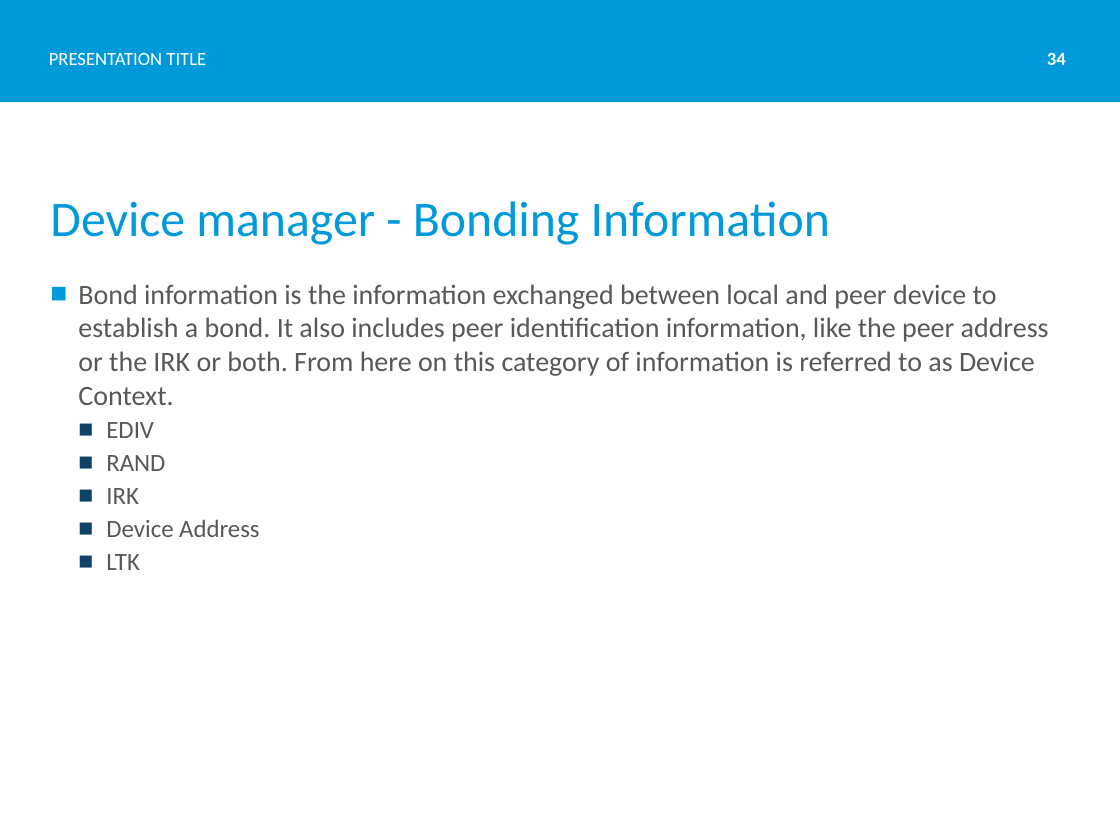
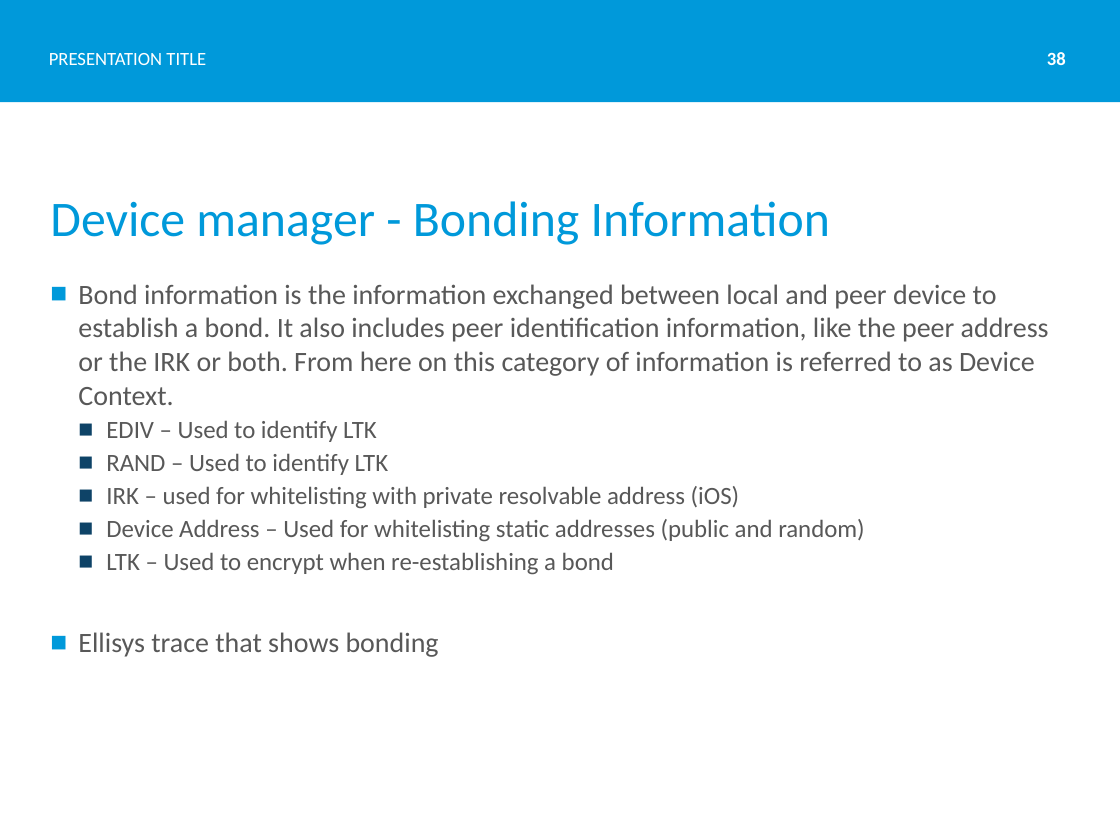
Before and after one commit to Skjerve/nRF51-S130-HK, a slide deck: slide 38 of S130 Introduction.pptx (slide 34 before the commit). Drawn at 1120x840 pixels with LibreOffice and Linux fonts; fonts in the diff are those of the drawing; background and template pictures are left out. Boxes give left, top, right and bottom in pixels: in the first picture for what was removed or moved away, otherwise in the second. Text is boxed around its words. In the diff, an @@ line names an element or a change of style, - is before the commit and + after.

Commit message:
Updated presentation

```diff
--- a/S130 Introduction.pptx
+++ b/S130 Introduction.pptx
@@ page number at [1047, 52, 1066, 65]: text changed @@
-34
+38
@@ text at [78, 420, 864, 657]: text changed @@
-  ■ EDIV
-  ■ RAND
-  ■ IRK
-  ■ Device Address
-  ■ LTK
+  ■ EDIV – Used to identify LTK
+  ■ RAND – Used to identify LTK
+  ■ IRK – used for whitelisting with private resolvable address (iOS)
+  ■ Device Address – Used for whitelisting static addresses (public and random)
+  ■ LTK – Used to encrypt when re-establishing a bond
+■ Ellisys trace that shows bonding
```
Also in this commit, not shown: 9 other slides changed, 5 slides added.
